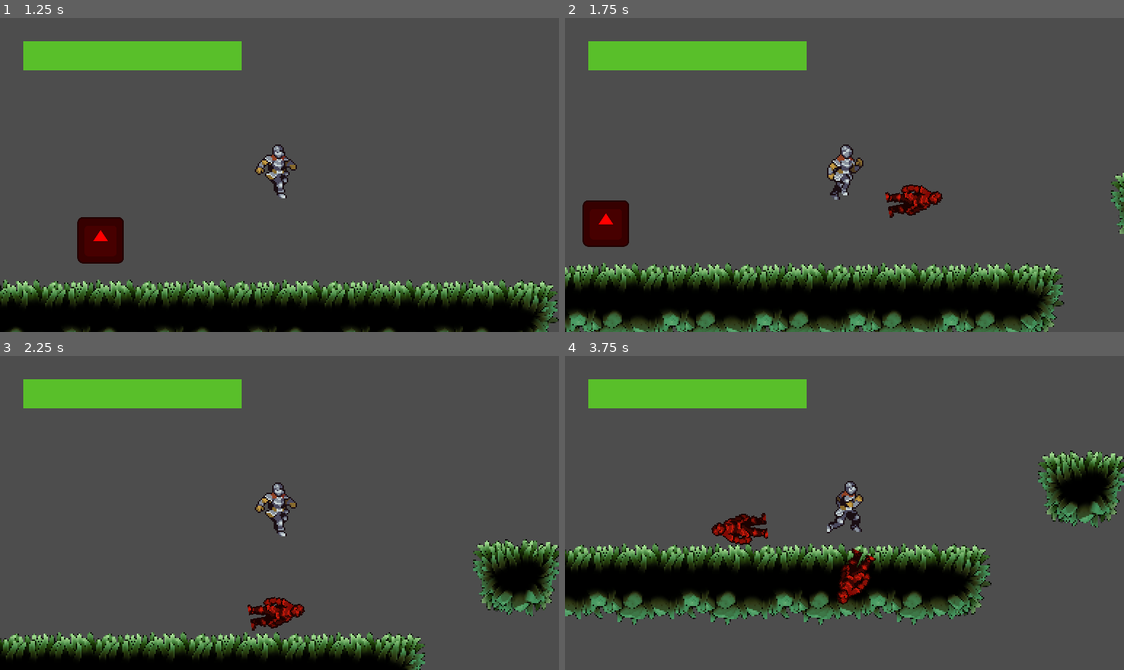
Above: before the commit, frames 1-4 (two rows, left to right).
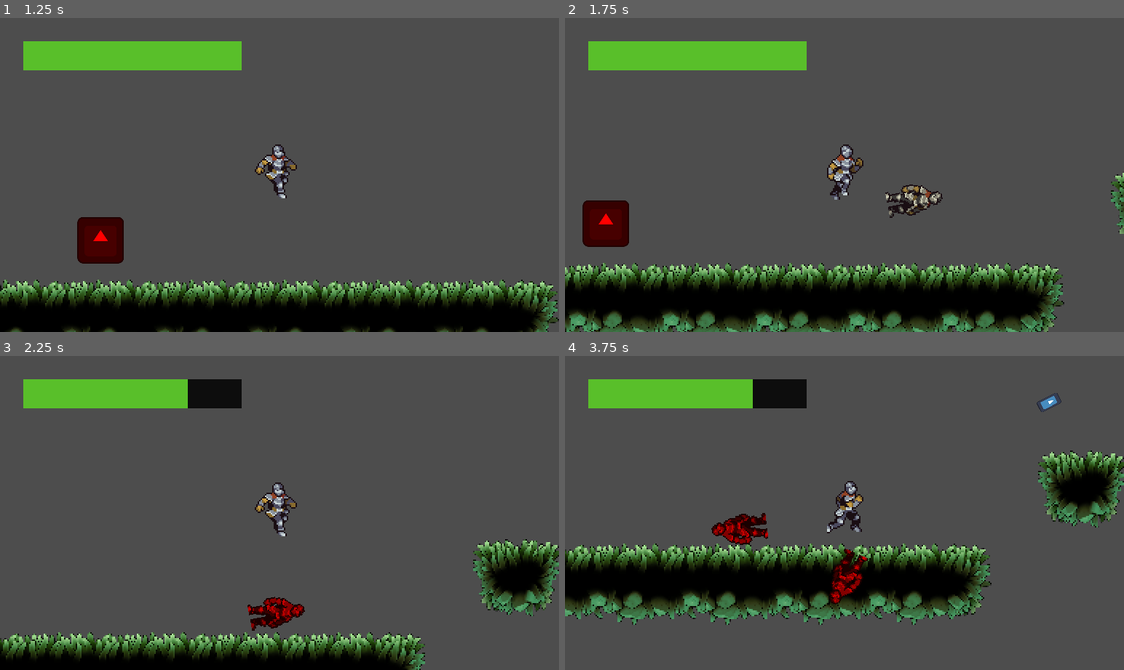
Above: after the commit, the same moments.

Repository: elixs/jenesis
Game: Godot game, scene res://ui/main_menu.tscn
Same seed, same stepped clock (60 frames per second), same inputs: the game is played once before the commit and once after it. The engine's default icon, where the game draws it, is replaced by a stand-in: a white triangle on a blue panel in a dark square.
Inputs (mouse positions are in pixels of both pictures, inside the frame that each line leads up to):
- Up to frame 1 (1.25 s): click "Start" at 0.5 s
- Up to frame 2 (1.75 s): move the mouse to (967, 159) at 1.27 s; hold D (move_right) from 1.28 s (still down); right-click (967, 159) at 1.35 s; tap Space (jump) at 1.52 s; tap F (fire, bound only after the commit) at 1.55 s
- Up to frame 3 (2.25 s): keep holding D (move_right); move the mouse to (167, 528) at 2.02 s; tap F (fire, bound only after the commit) at 2.1 s
- Up to frame 4 (3.75 s): tap Space (jump) at 2.27 s; right-click (732, 528) at 2.3 s; move the mouse to (900, 443) at 2.77 s; release D (move_right) at 2.78 s; hold A (move_left) 2.78-3.53 s; click (900, 443) at 2.85 s; tap F (fire, bound only after the commit) at 3.05 s; move the mouse to (816, 575) at 3.52 s; hold D (move_right) from 3.53 s (still down); right-click (816, 575) at 3.6 s

Frame 1 is identical in both runs. In frame 2, 0.4% of the frame differs, in the area x 57-68%, y 53-64%; in frame 3, 0.9%; in frame 4, 1.8%, in the area x 26-89%, y 7-80%.

Commit message:
added a bullet

Diff:
--- a/project.godot
+++ b/project.godot
@@ -69,6 +69,11 @@
 "events": [Object(InputEventMouseButton,"resource_local_to_scene":false,"resource_name":"","device":-1,"window_id":0,"a …(246 unchanged characters)…
 ]
 }
+fire={
+"deadzone": 0.5,
+"events": [Object(InputEventKey,"resource_local_to_scene":false,"resource_name":"","device":-1,"window_id":0,"alt_pressed":false,"shift_pressed":false,"ctrl_pressed":false,"meta_pressed":false,"pressed":false,"keycode":0,"physical_keycode":70,"key_label":0,"unicode":102,"echo":false,"script":null)
+]
+}
 
 [layer_names]
 
--- /dev/null
+++ b/scenes/bullet.gd
@@ -0,0 +1,26 @@
+extends Area2D
+
+const SPEED = 200
+
+@onready var timer = $Timer
+
+
+func _ready():
+	body_entered.connect(_on_body_entered)
+	Game.bullet = true
+	timer.timeout.connect(queue_free)
+
+
+func _physics_process(delta):
+	var velocity = transform.x * SPEED
+	position += velocity * delta
+
+
+func _exit_tree():
+	Game.bullet = false
+
+
+func _on_body_entered(body: Node):
+	if body.has_method("take_damage"):
+		body.take_damage()
+	queue_free()
--- /dev/null
+++ b/scenes/bullet.tscn
@@ -0,0 +1,23 @@
+[gd_scene load_steps=4 format=3 uid="uid://cgcvj8kidve3f"]
+
+[ext_resource type="Texture2D" uid="uid://crmq3vf48yn4w" path="res://icon.svg" id="1_g0pht"]
+[ext_resource type="Script" path="res://scenes/bullet.gd" id="1_vcigv"]
+
+[sub_resource type="RectangleShape2D" id="RectangleShape2D_hl6a4"]
+size = Vector2(16, 8)
+
+[node name="Bullet" type="Area2D"]
+collision_layer = 4
+collision_mask = 5
+script = ExtResource("1_vcigv")
+
+[node name="CollisionShape2D" type="CollisionShape2D" parent="."]
+shape = SubResource("RectangleShape2D_hl6a4")
+
+[node name="Sprite2D" type="Sprite2D" parent="."]
+rotation = 1.5708
+scale = Vector2(0.063, 0.125)
+texture = ExtResource("1_g0pht")
+
+[node name="Timer" type="Timer" parent="."]
+autostart = true
--- a/scenes/enemy.gd
+++ b/scenes/enemy.gd
@@ -16,4 +16,7 @@
 	move_and_slide()
 
 func take_damage():
-	print("auch")
+	var current_modulate = modulate
+	modulate = Color.WHITE
+	await get_tree().create_timer(0.1).timeout
+	modulate = current_modulate
--- a/scenes/enemy.tscn
+++ b/scenes/enemy.tscn
@@ -8,12 +8,12 @@
 height = 34.0
 
 [node name="Enemy" type="CharacterBody2D"]
+modulate = Color(1, 0, 0, 1)
 collision_layer = 5
 collision_mask = 5
 script = ExtResource("1_avlvf")
 
 [node name="Sprite2D" type="Sprite2D" parent="."]
-modulate = Color(1, 0.12549, 0.0588235, 1)
 position = Vector2(4, -23)
 texture = ExtResource("1_g0nxj")
 hframes = 10
--- a/scenes/player.gd
+++ b/scenes/player.gd
@@ -30,6 +30,10 @@
 @onready var audio_stream_player = $AudioStreamPlayer
 @onready var attack_area_2d = $Pivot/AttackArea2D
 @onready var hud = $CanvasLayer/HUD
+@onready var bullet_spawn = $Pivot/BulletSpawn
+
+
+@export var Bullet: PackedScene
 
 
 
@@ -73,6 +77,14 @@
 	if Input.is_action_just_pressed("attack"):
 		_attack()
 
+	if Input.is_action_just_pressed("fire"):
+		_fire()
+
+	for i in get_slide_collision_count():
+		var collision = get_slide_collision(i)
+		print(collision.get_collider().name)
+
+
 	# animation
 
 	if is_on_floor():
@@ -109,6 +121,18 @@
 	playback.call_deferred("travel", "attack")
 
 
+func _fire():
+#	if Game.bullet:
+#		return
+	if !Bullet:
+		return
+	var bullet = Bullet.instantiate()
+	bullet.rotation = bullet_spawn.global_position.direction_to(get_global_mouse_position()).angle()
+	get_parent().add_child(bullet)
+	bullet.global_position = bullet_spawn.global_position
+
+
+
 func take_damage():
 	if health <= 0:
 		return
--- a/scenes/player.tscn
+++ b/scenes/player.tscn
@@ -1,7 +1,8 @@
-[gd_scene load_steps=48 format=3 uid="uid://biem7uaf4depg"]
+[gd_scene load_steps=49 format=3 uid="uid://biem7uaf4depg"]
 
 [ext_resource type="Script" path="res://scenes/player.gd" id="1_bq08h"]
 [ext_resource type="Texture2D" uid="uid://dcoeij0lsod1d" path="res://assets/FreeKnight_v1/Colour2/Outline/120x80_PNGSheets/_Idle.png" id="1_hnfjl"]
+[ext_resource type="PackedScene" uid="uid://cgcvj8kidve3f" path="res://scenes/bullet.tscn" id="2_h37mm"]
 [ext_resource type="Texture2D" uid="uid://ca05omgsmoaw6" path="res://assets/FreeKnight_v1/Colour2/Outline/120x80_PNGSheets/_Run.png" id="3_gqq7p"]
 [ext_resource type="Texture2D" uid="uid://ct6of8d0d13oo" path="res://assets/FreeKnight_v1/Colour2/Outline/120x80_PNGSheets/_Jump.png" id="4_0k7iv"]
 [ext_resource type="Texture2D" uid="uid://cot1oeu456mrr" path="res://assets/FreeKnight_v1/Colour2/Outline/120x80_PNGSheets/_JumpFallInbetween.png" id="5_wxmc0"]
@@ -471,6 +472,7 @@
 collision_layer = 3
 collision_mask = 3
 script = ExtResource("1_bq08h")
+Bullet = ExtResource("2_h37mm")
 
 [node name="Pivot" type="Node2D" parent="."]
 
@@ -488,6 +490,9 @@
 shape = SubResource("RectangleShape2D_0fmip")
 disabled = true
 
+[node name="BulletSpawn" type="Marker2D" parent="Pivot"]
+position = Vector2(23, -15)
+
 [node name="CollisionShape2D" type="CollisionShape2D" parent="."]
 shape = SubResource("CapsuleShape2D_g21ud")
 
--- a/scripts/game.gd
+++ b/scripts/game.gd
@@ -2,3 +2,4 @@
 
 
 var jumps = 0
+var bullet = false
